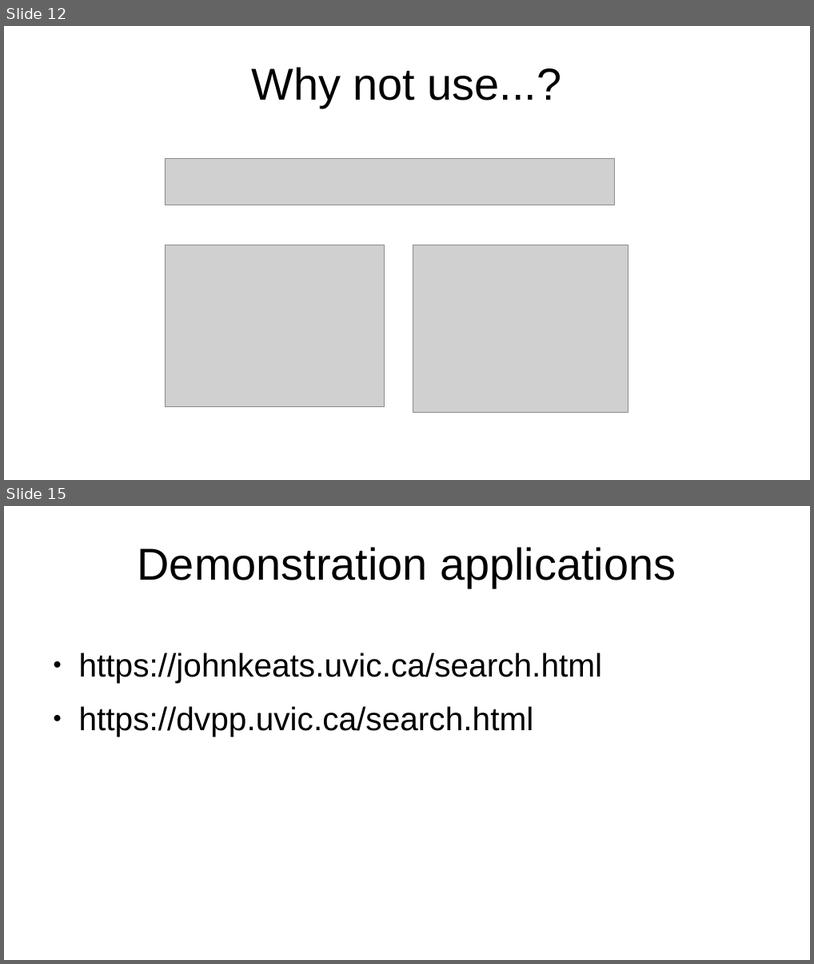
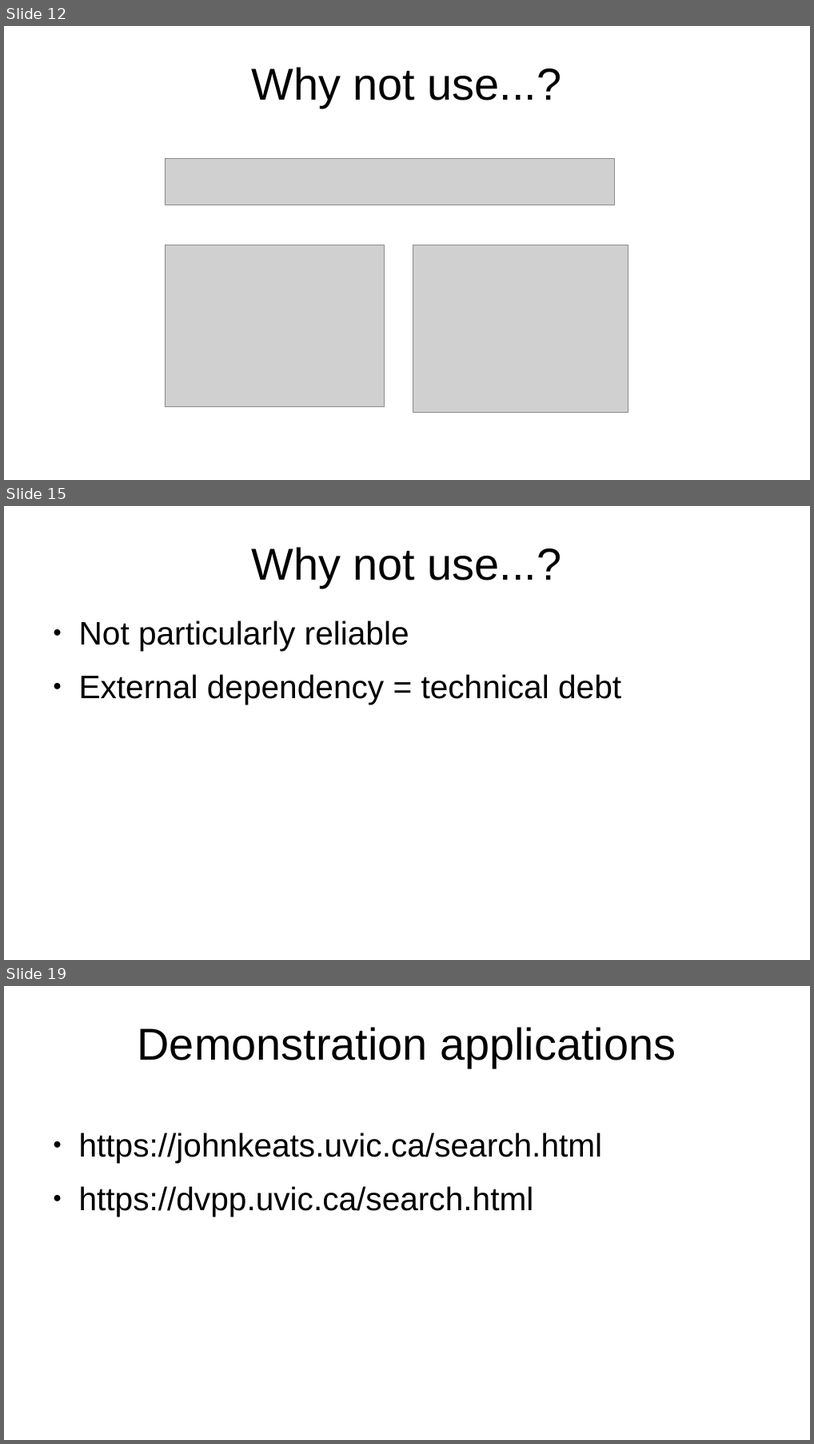
Before and after one commit to projectEndings/Endings, a slide deck: presentations/dhsi2020/staticSearch.odp. Shown one above the other, each under a label of ours: slides 12 and 15 before the commit, slides 12, 15 and 19 after it; the slides between them are not shown. The pictures are 814x964 and 814x1444 pixels, drawn with LibreOffice and Linux fonts; fonts in the diff are those of the drawing; grey boxes stand for pictures. Boxes give left, top, right and bottom in pixels: in the first picture for what was removed or moved away, otherwise in the second. Text is boxed around its words. In the diff, an @@ line names an element or a change of style, - is before the commit and + after.

```diff
--- a/presentations/dhsi2020/staticSearch.odp
+++ b/presentations/dhsi2020/staticSearch.odp
@@ slide 15 added at (x1=4, y1=506, x2=810, y2=960), background #FFFFFF @@
@@ title added at (x1=252, y1=547, x2=562, y2=588), 44 pt, text #000000 @@
+Why not use...?
@@ text added at (x1=79, y1=620, x2=622, y2=704), 32 pt, text #000000 @@
+● Not particularly reliable
+● External dependency = technical debt
@@ what was slide 15 is now slide 19 @@
```
Also in this commit, not shown: 5 slides changed, 3 other slides added, 2 other files.
